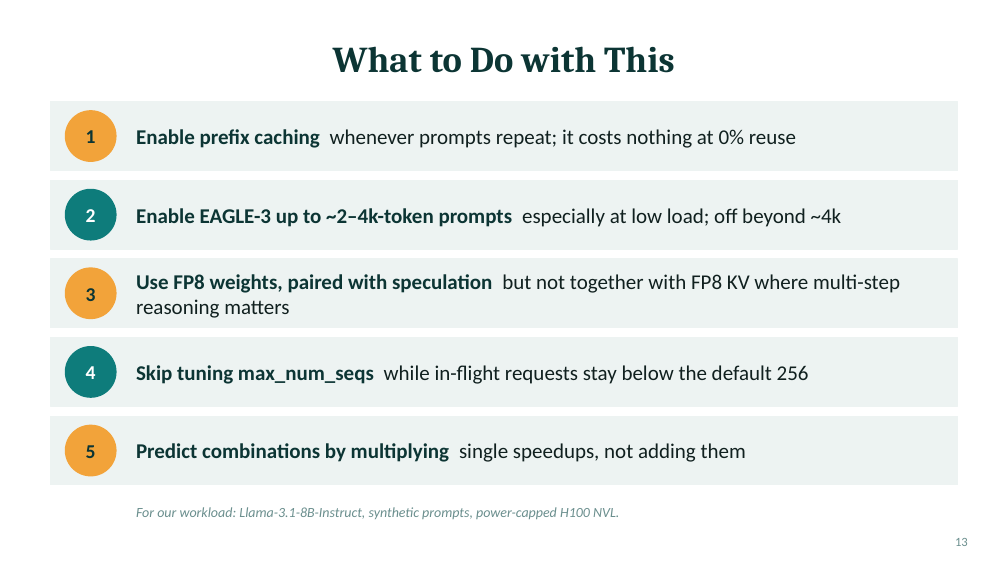
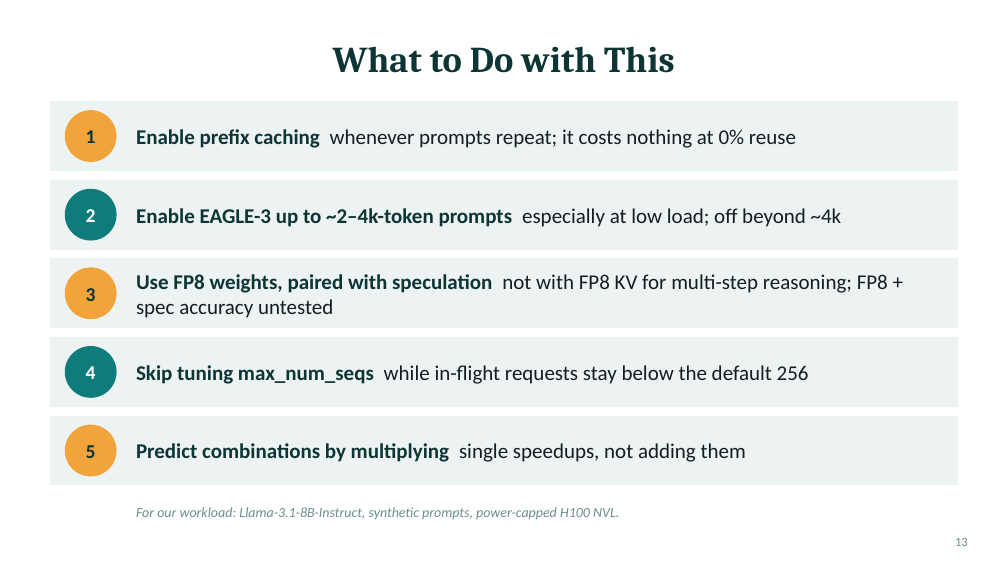
Before and after one commit to Panshul-Jindal/SpeedingUpLLMInference, a slide deck: slide 13 of docs/presentation/LLM_Serving_Final_Presentation.pptx. Drawn at 1008x567 pixels with LibreOffice and Linux fonts; fonts in the diff are those of the drawing. Boxes give left, top, right and bottom in pixels: in the first picture for what was removed or moved away, otherwise in the second. Text is boxed around its words. In the diff, an @@ line names an element or a change of style, - is before the commit and + after.

```diff
--- a/docs/presentation/LLM_Serving_Final_Presentation.pptx
+++ b/docs/presentation/LLM_Serving_Final_Presentation.pptx
@@ text at box(136, 274, 888, 318): text changed @@
-Use FP8 weights, paired with speculation but not together with FP8 KV where multi-step reasoning matters
+Use FP8 weights, paired with speculation not with FP8 KV for multi-step reasoning; FP8 + spec accuracy untested
```
Also in this commit, not shown: 7 other slides changed, 6 other files.
